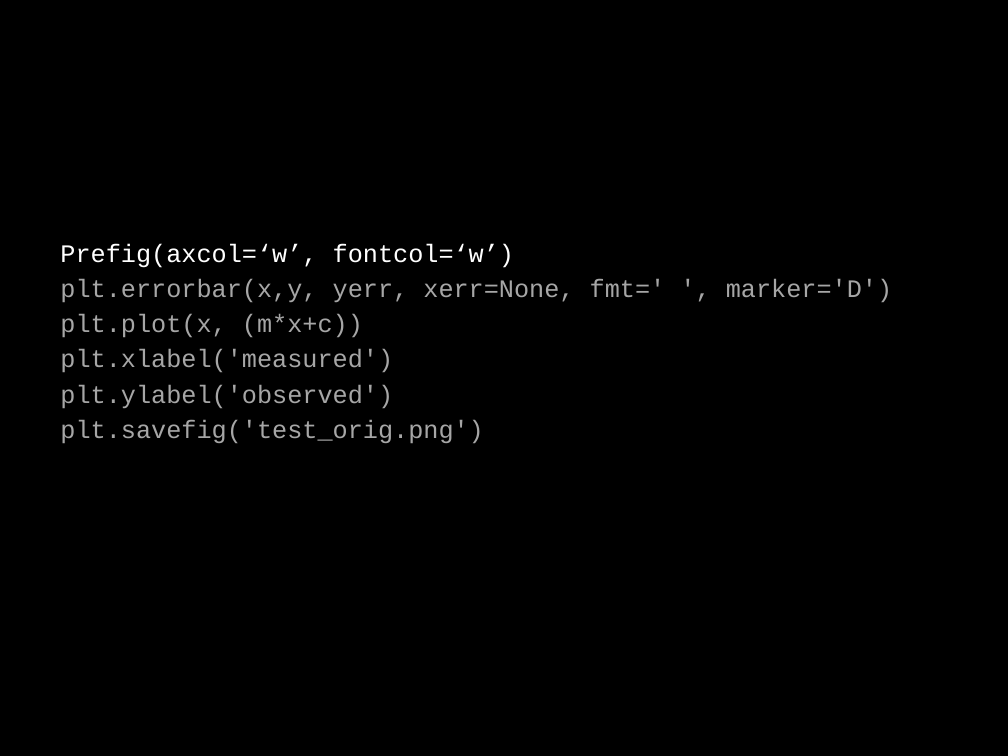
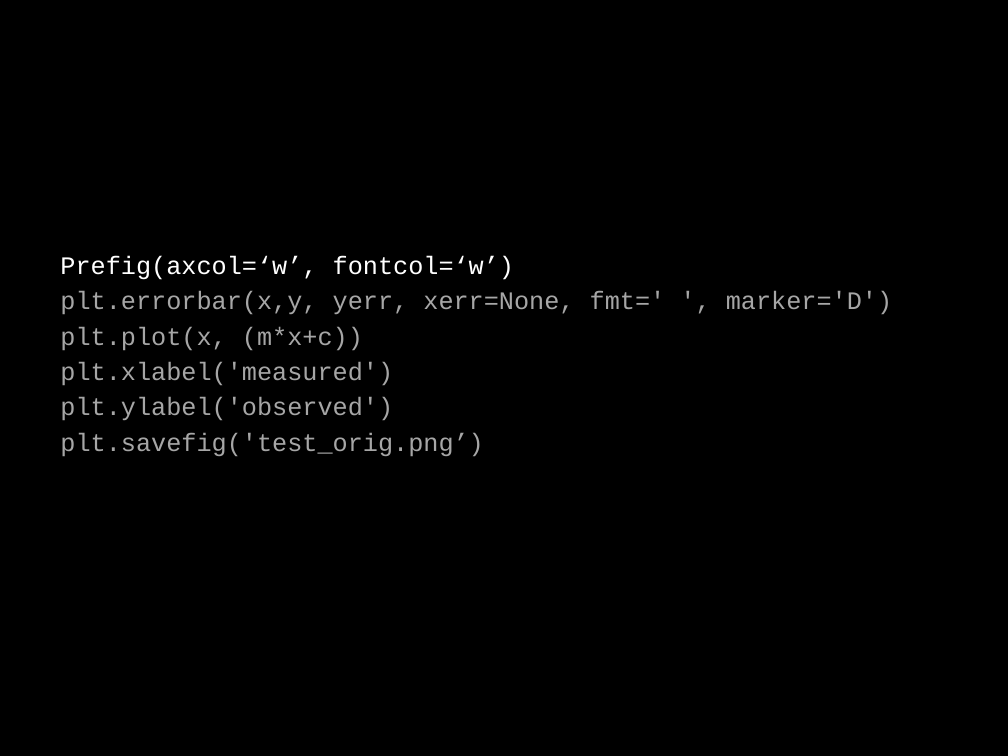
Before and after one commit to rjsmethurst/prefig, a slide deck: slide 5 of prefig.pptx (slide 4 before the commit). Drawn at 1008x756 pixels with LibreOffice and Linux fonts; fonts in the diff are those of the drawing. Boxes give left, top, right and bottom in pixels: in the first picture for what was removed or moved away, otherwise in the second. Text is boxed around its words. In the diff, an @@ line names an element or a change of style, - is before the commit and + after.

```diff
--- a/prefig.pptx
+++ b/prefig.pptx
@@ text "Prefig(axcol=‘w’, fontcol=‘w’)": place and size @@
-text "Prefig(axcol=‘w’, fontcol=‘w’)" at <box>60,243,892,443</box>
+text "Prefig(axcol=‘w’, fontcol=‘w’)" at <box>60,256,892,456</box>
@@ text at <box>60,432,483,456</box>: text changed @@
-plt.savefig('test_orig.png')
+plt.savefig('test_orig.png’)
```
Also in this commit, not shown: 1 other slide changed, 2 slides added.
